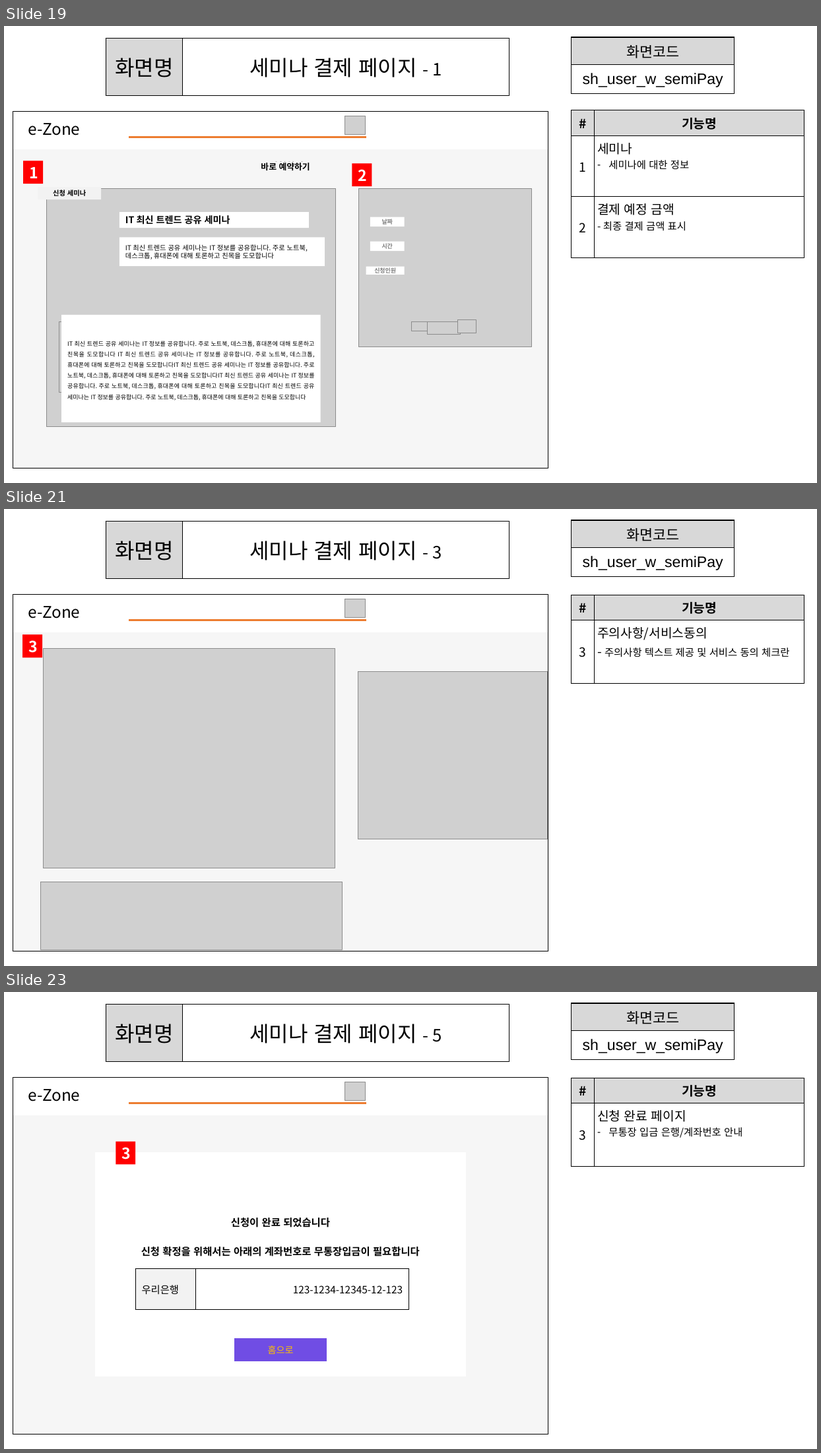
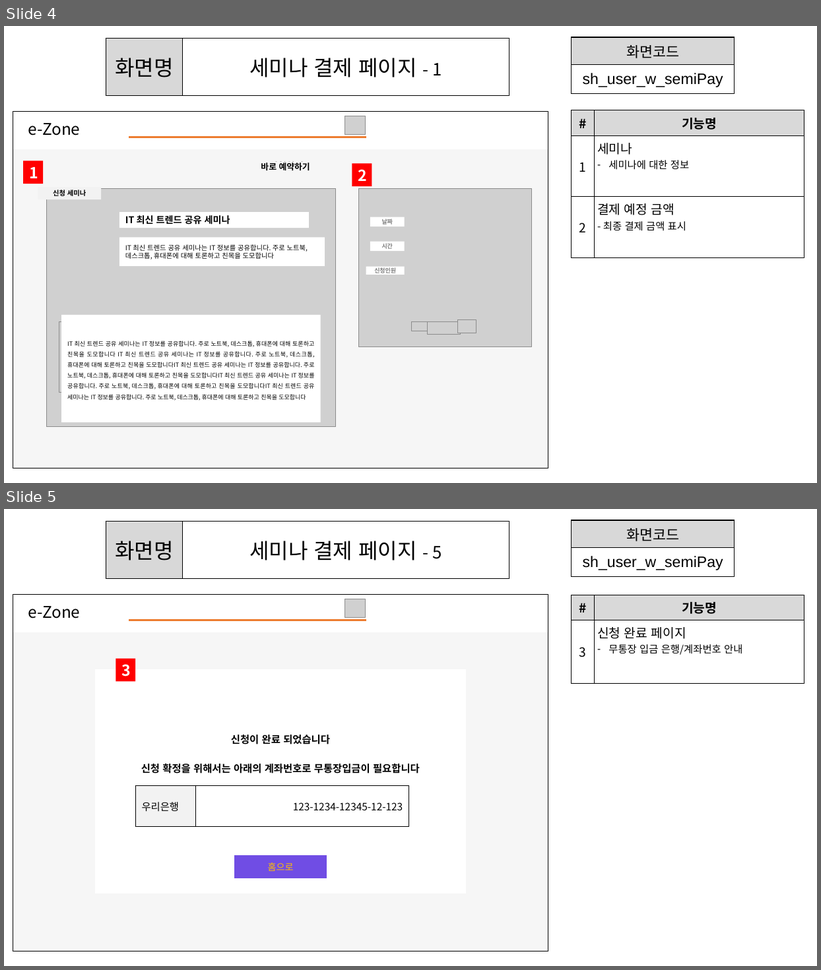
Before and after one commit to ezenteam2/e-Zone, a slide deck: 0 발표용 파워포인트/0403 1차발표/0403 project05 - 파워포인트 - 서희.pptx. Shown one above the other, each under a label of ours: slides 19, 21 and 23 before the commit, slides 4 and 5 after it; the slides between them are not shown. The pictures are 821x1453 and 821x970 pixels, drawn with LibreOffice and Linux fonts; fonts in the diff are those of the drawing; grey boxes stand for pictures. Boxes give left, top, right and bottom in pixels: in the first picture for what was removed or moved away, otherwise in the second. Text is boxed around its words. In the diff, an @@ line names an element or a change of style, - is before the commit and + after.

```diff
--- a/0 발표용 파워포인트/0403 1차발표/0403 project05 - 파워포인트 - 서희.pptx
+++ b/0 발표용 파워포인트/0403 1차발표/0403 project05 - 파워포인트 - 서희.pptx
@@ slide 21 removed at (4, 509, 817, 966), background #FFFFFF @@
@@ table removed at (106, 521, 509, 578), 1 rows, 2 columns @@
-화면명 | 세미나 결제 페이지 - 3
@@ table removed at (572, 520, 735, 577), 2 rows, 1 columns @@
-화면코드
-sh_user_w_semiPay
@@ table removed at (13, 594, 548, 951), 2 rows, 1 columns @@
-
-
@@ text removed at (28, 606, 81, 619) @@
-e-Zone
@@ picture removed at (345, 599, 365, 618) @@
@@ table removed at (572, 595, 805, 683), 2 rows, 2 columns @@
-# | 기능명
-3 | 주의사항/서비스동의 / - 주의사항 텍스트 제공 및 서비스 동의 체크란
@@ line removed from (129, 621) to (366, 621) @@
@@ rectangle removed at (22, 634, 42, 658) @@
-3
@@ picture removed at (43, 649, 335, 868) @@
@@ picture removed at (358, 671, 548, 840) @@
@@ picture removed at (359, 671, 532, 830) @@
@@ picture removed at (40, 883, 343, 950) @@
@@ what was slide 19 is now slide 4 @@
@@ what was slide 23 is now slide 5 @@
```
Also in this commit, not shown: 23 other slides removed.
